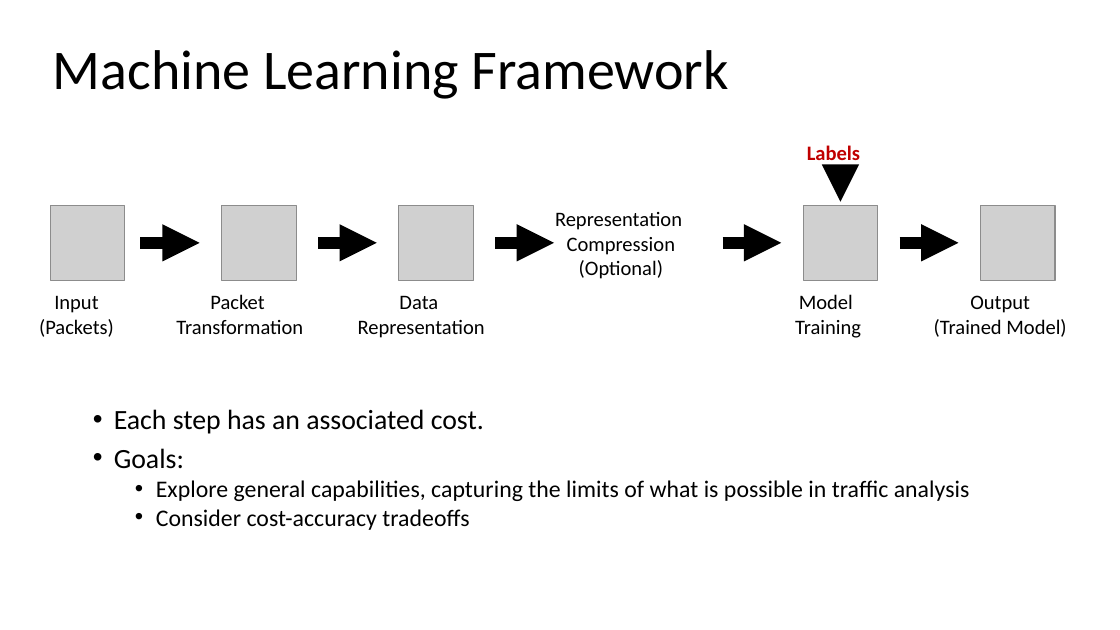
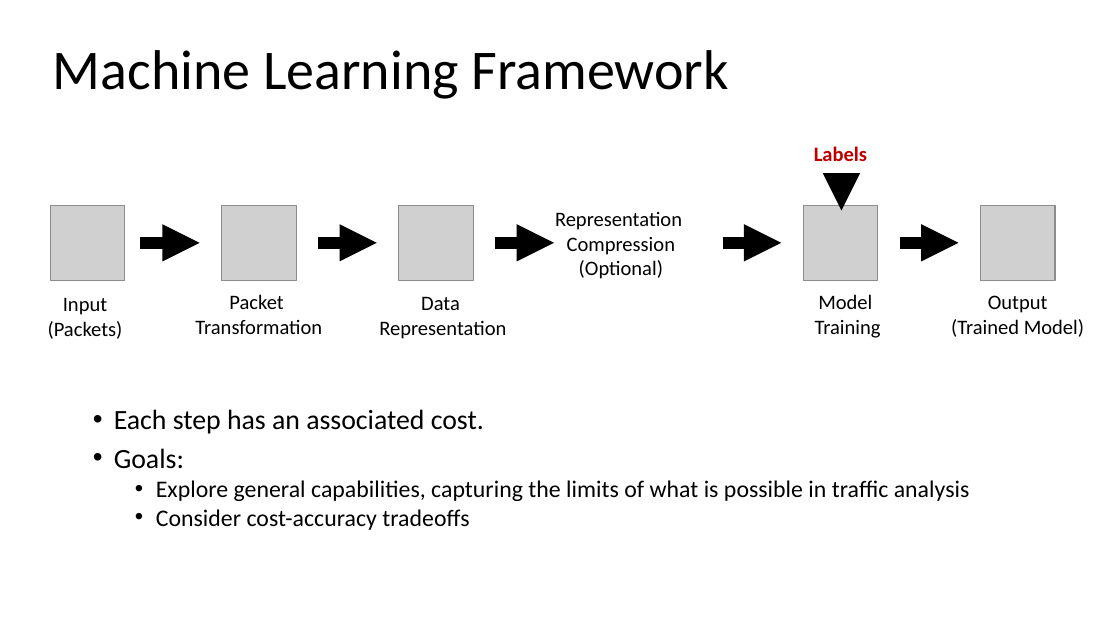
Before and after one commit to noise-lab/ml-systems, a slide deck: slide 2 of docs/slides/08-Pipelines.pptx. Drawn at 1120x630 pixels with LibreOffice and Linux fonts; fonts in the diff are those of the drawing; grey boxes stand for pictures. Boxes give left, top, right and bottom in pixels: in the first picture for what was removed or moved away, otherwise in the second. Text is boxed around its words. In the diff, an @@ line names an element or a change of style, - is before the commit and + after.

Commit message:
slides update

```diff
--- a/docs/slides/08-Pipelines.pptx
+++ b/docs/slides/08-Pipelines.pptx
@@ text "Labels" rewrapped from <box>807,145,860,166</box> to <box>814,146,867,161</box> @@
@@ arrow moved from (840, 168) - (840, 202) to (841, 177) - (841, 211) @@
@@ text "Input": place and size @@
-text "Input" at <box>39,295,114,337</box>
+text "Input" at <box>48,297,123,339</box>
@@ 4 texts: place and size @@
-4 texts at <box>176,294,1066,338</box>
+4 texts at <box>195,294,1084,339</box>
```
Also in this commit, not shown: 1 other file.
